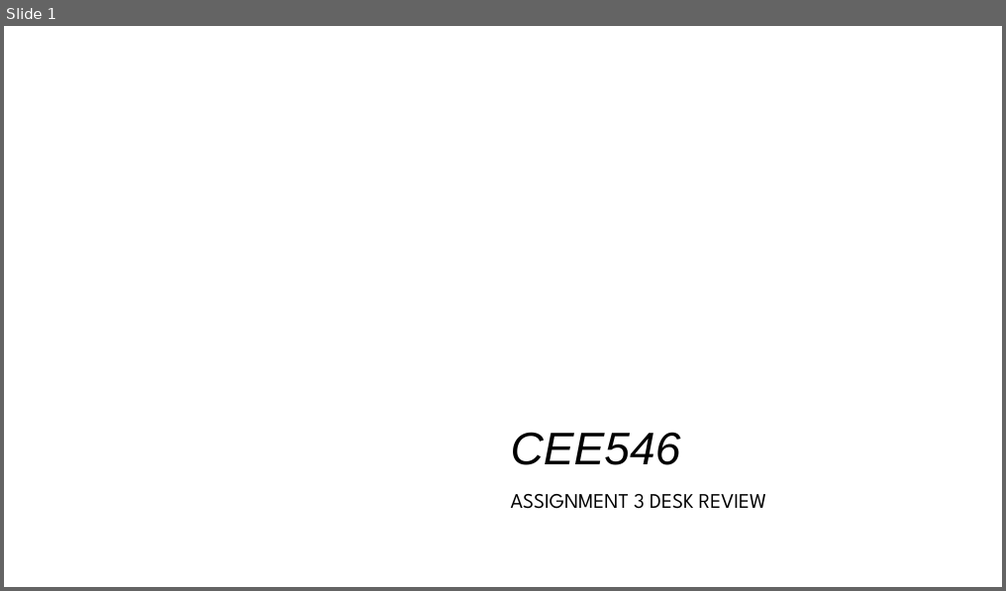
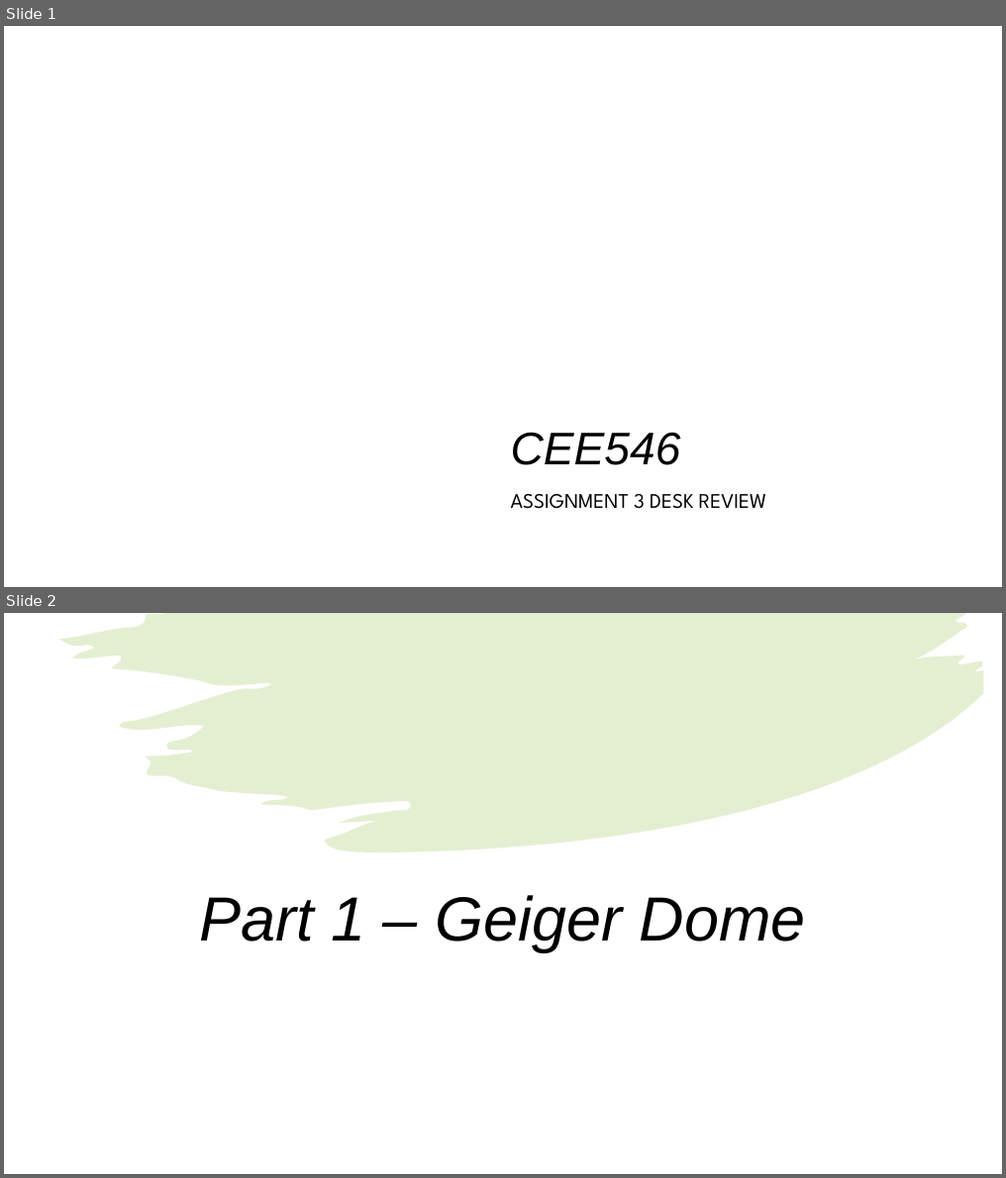
Before and after one commit to arpastrana/equad, a slide deck: presentation/DesignReview.pptx. Shown one above the other, each under a label of ours: slide 1 before the commit, slides 1 and 2 after it. The pictures are 1006x591 and 1006x1178 pixels, drawn with LibreOffice and Linux fonts; fonts in the diff are those of the drawing; background and template pictures are left out. Boxes give left, top, right and bottom in pixels: in the first picture for what was removed or moved away, otherwise in the second. Text is boxed around its words. In the diff, an @@ line names an element or a change of style, - is before the commit and + after.

Commit message:
Updated Presentation for Part 1 and 2

```diff
--- a/presentation/DesignReview.pptx
+++ b/presentation/DesignReview.pptx
@@ slide 2 added at (x1=4, y1=613, x2=1002, y2=1174), background #FFFFFF @@
@@ freeform shape added at (x1=4, y1=639, x2=252, y2=756), fill #7BB11F at 20% opacity @@
@@ rectangle added at (x1=4, y1=613, x2=1002, y2=1174), fill #FFFFFF @@
@@ freeform shape added at (x1=60, y1=613, x2=984, y2=853), fill #7BB11F at 20% opacity @@
@@ title added at (x1=200, y1=895, x2=806, y2=953), 60 pt, text #000000, italic @@
+Part 1 – Geiger Dome
```
Also in this commit, not shown: 10 other slides added, 2 other files.
